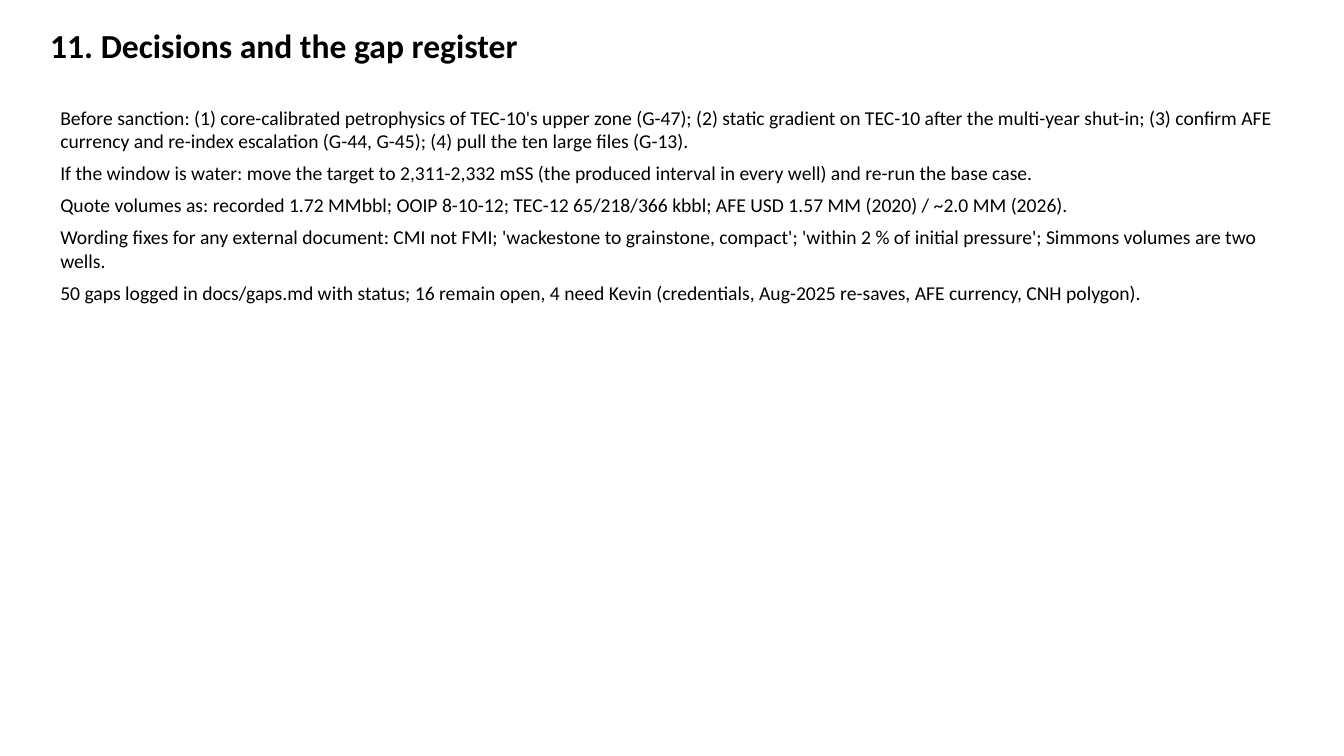
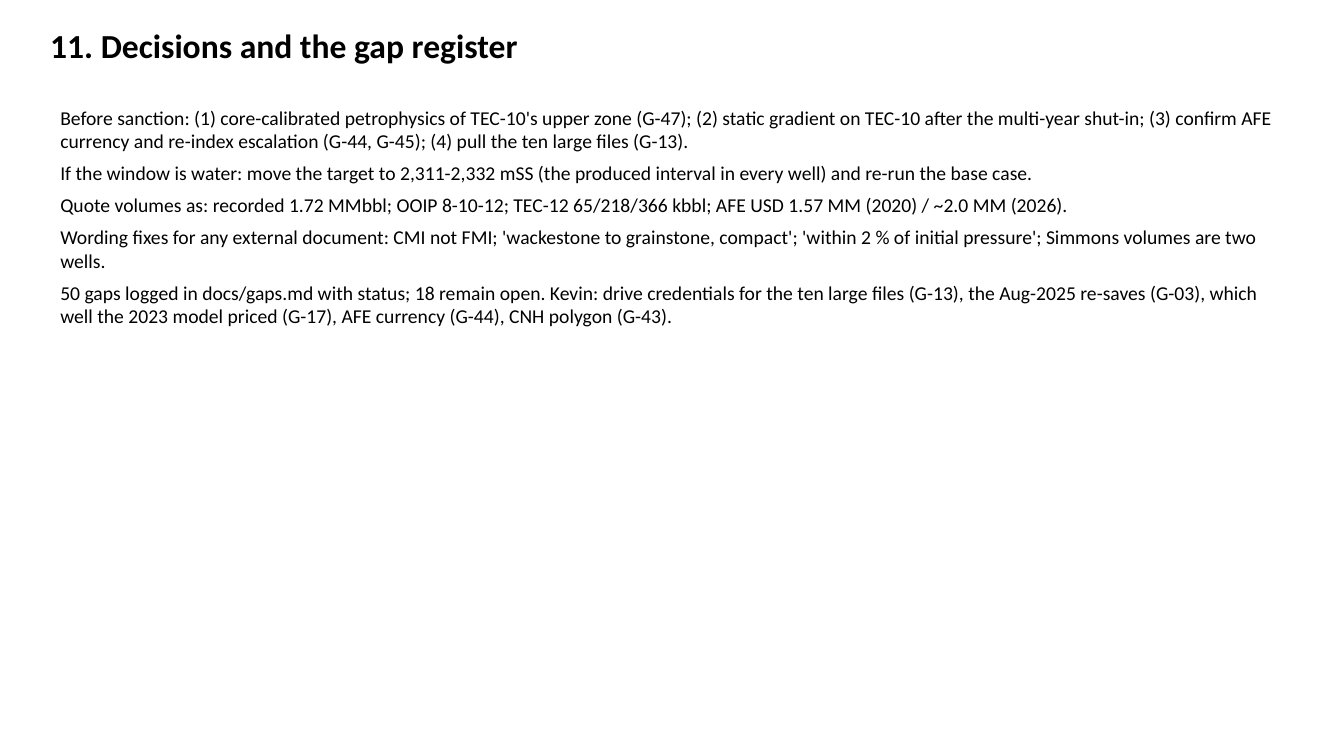
Before and after one commit to gunner1976/git_practice, a slide deck: slide 12 of docs/Tecolutla_TEC12_Handover.pptx. Drawn at 1344x756 pixels with LibreOffice and Linux fonts; fonts in the diff are those of the drawing. Boxes give left, top, right and bottom in pixels: in the first picture for what was removed or moved away, otherwise in the second. Text is boxed around its words. In the diff, an @@ line names an element or a change of style, - is before the commit and + after.

```diff
--- a/docs/Tecolutla_TEC12_Handover.pptx
+++ b/docs/Tecolutla_TEC12_Handover.pptx
@@ text at (x1=60, y1=286, x2=1257, y2=327): text changed @@
-50 gaps logged in docs/gaps.md with status; 16 remain open, 4 need Kevin (credentials, Aug-2025 re-saves, AFE currency, CNH polygon).
+50 gaps logged in docs/gaps.md with status; 18 remain open. Kevin: drive credentials for the ten large files (G-13), the Aug-2025 re-saves (G-03), which well the 2023 model priced (G-17), AFE currency (G-44), CNH polygon (G-43).
```
Also in this commit, not shown: 4 other files.
